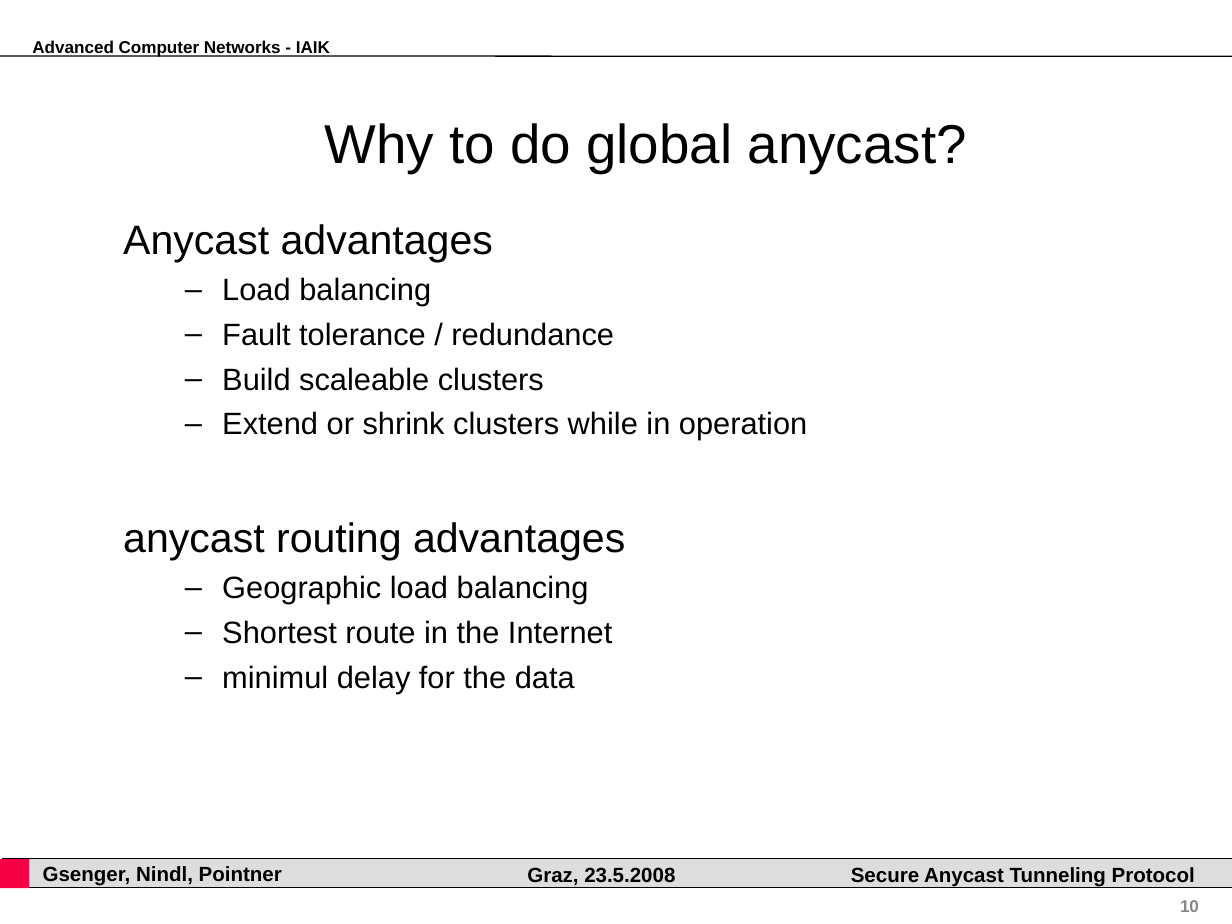
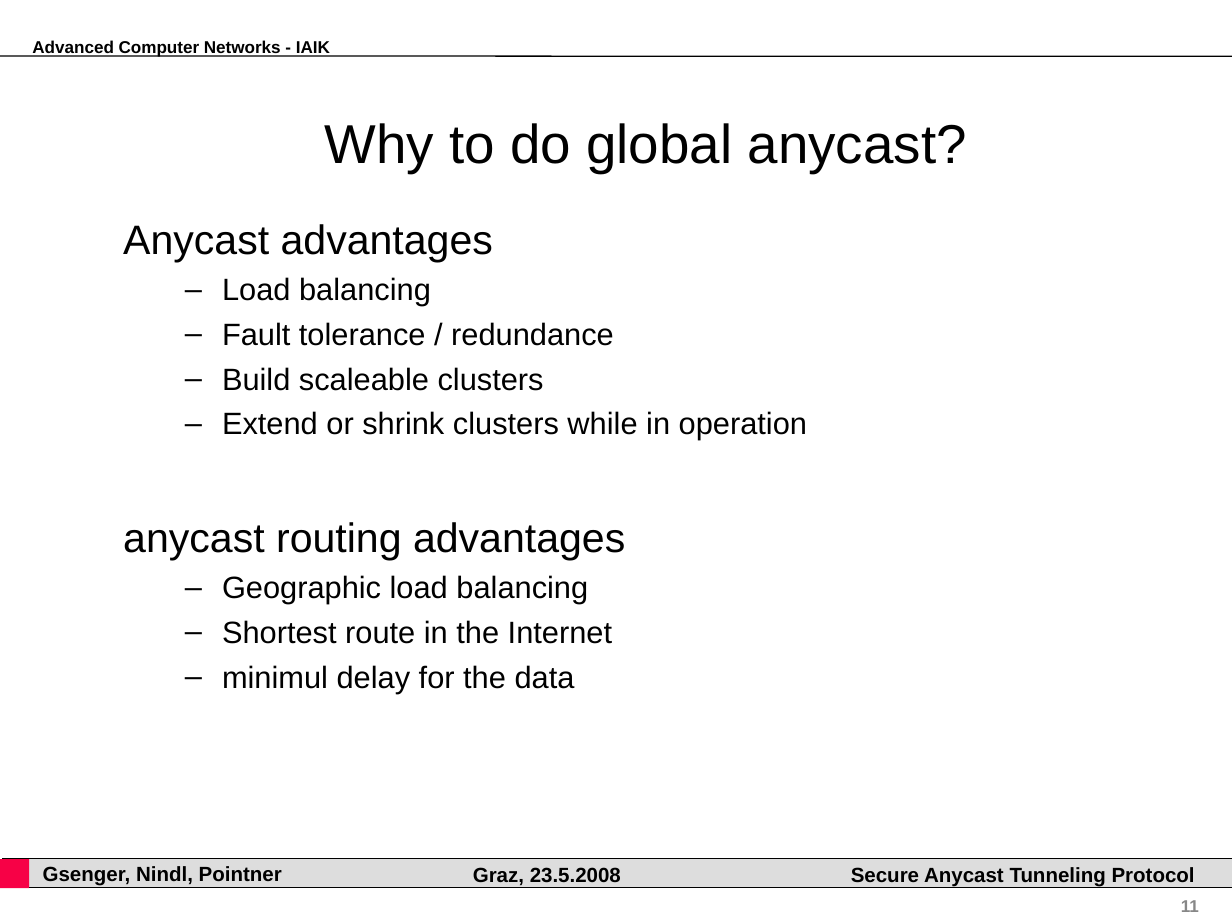
Before and after one commit to pyhedgehog/anytun, a slide deck: slide 11 of papers/acn.ppt (slide 10 before the commit). Drawn at 1232x924 pixels with LibreOffice and Linux fonts; fonts in the diff are those of the drawing; background and template pictures are left out. Boxes give left, top, right and bottom in pixels: in the first picture for what was removed or moved away, otherwise in the second. Text is boxed around its words. In the diff, an @@ line names an element or a change of style, - is before the commit and + after.

```diff
--- a/papers/acn.ppt
+++ b/papers/acn.ppt
@@ text "Graz, 23.5.2008": place and size @@
-text "Graz, 23.5.2008" at [527,867,675,885]
+text "Graz, 23.5.2008" at [473,867,621,885]
@@ page number at [1181,900,1199,912]: text changed @@
-10
+11
```
Also in this commit, not shown: 8 other slides changed, 2 slides added, 1 slide removed, 1 other file.
